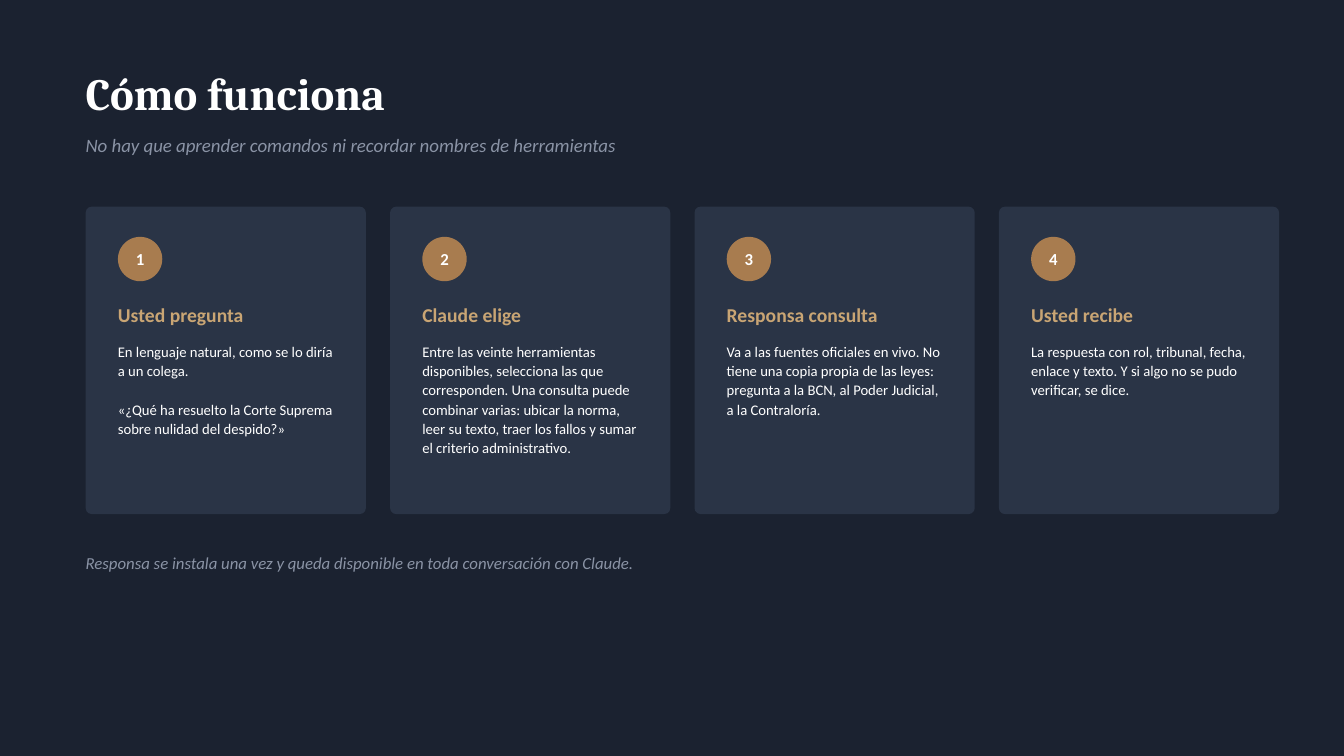
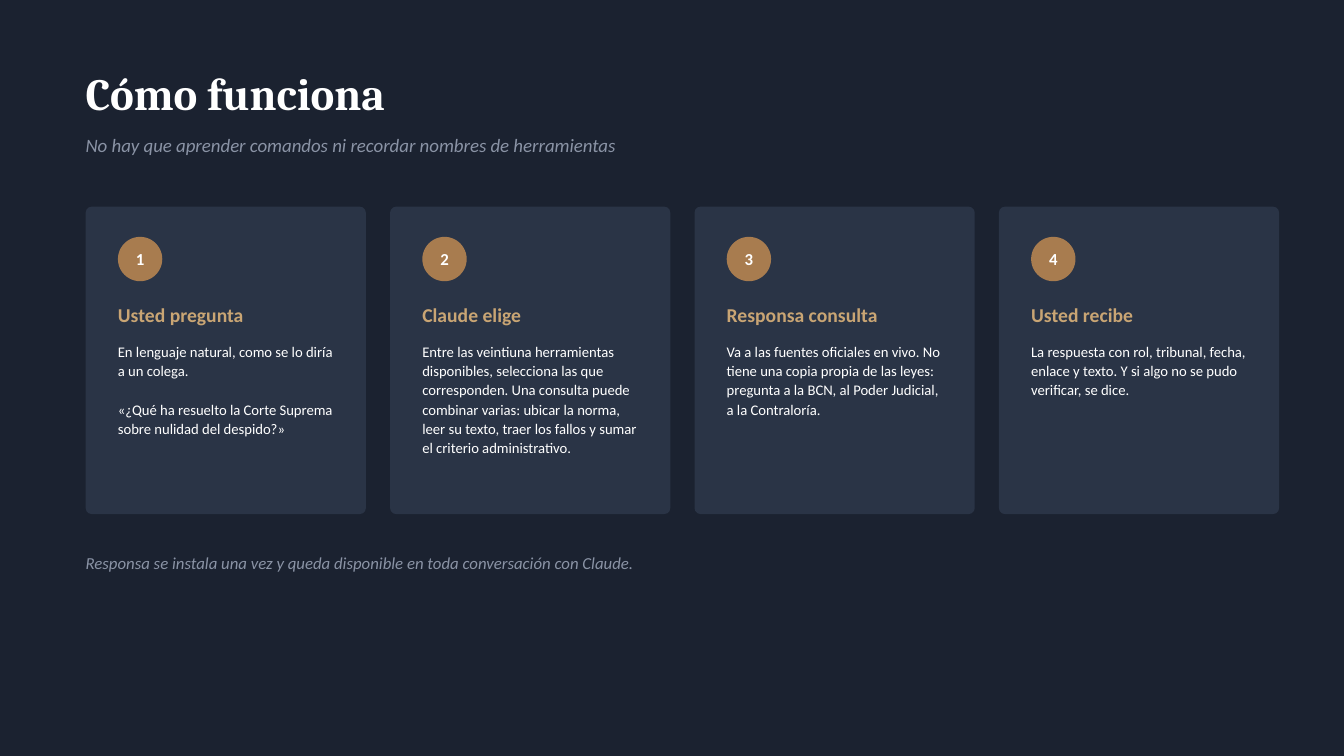
Before and after one commit to djlarrix/Responsa, a slide deck: slide 7 of docs/Responsa.pptx. Drawn at 1344x756 pixels with LibreOffice and Linux fonts; fonts in the diff are those of the drawing. Boxes give left, top, right and bottom in pixels: in the first picture for what was removed or moved away, otherwise in the second. Text is boxed around its words. In the diff, an @@ line names an element or a change of style, - is before the commit and + after.

```diff
--- a/docs/Responsa.pptx
+++ b/docs/Responsa.pptx
@@ text at (x1=422, y1=346, x2=636, y2=453): text changed @@
-Entre las veinte herramientas disponibles, selecciona las que corresponden. Una consulta puede combinar varias: ubicar la norma, leer su texto, traer los fallos y sumar el criterio administrativo.
+Entre las veintiuna herramientas disponibles, selecciona las que corresponden. Una consulta puede combinar varias: ubicar la norma, leer su texto, traer los fallos y sumar el criterio administrativo.
```
Also in this commit, not shown: 2 other slides changed, 2 other files.
